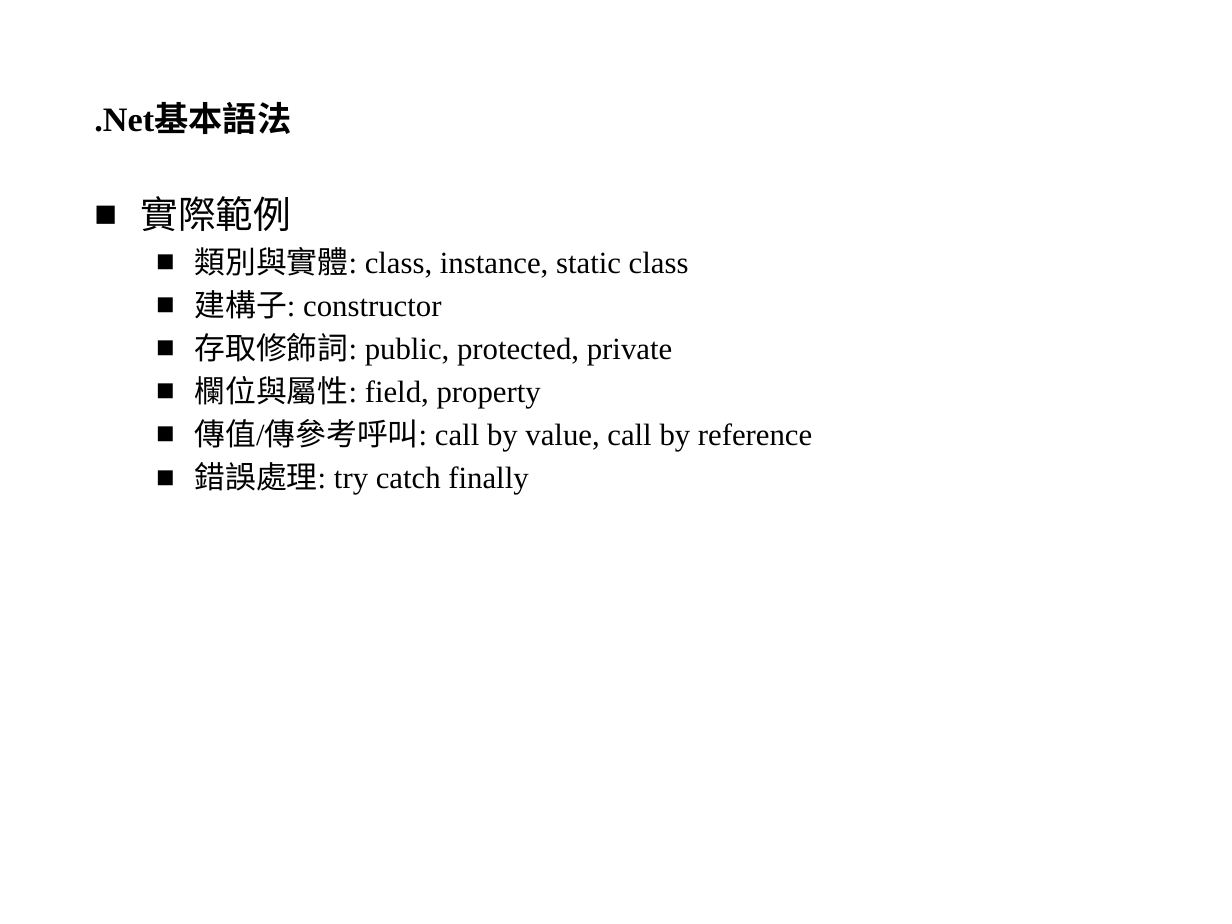
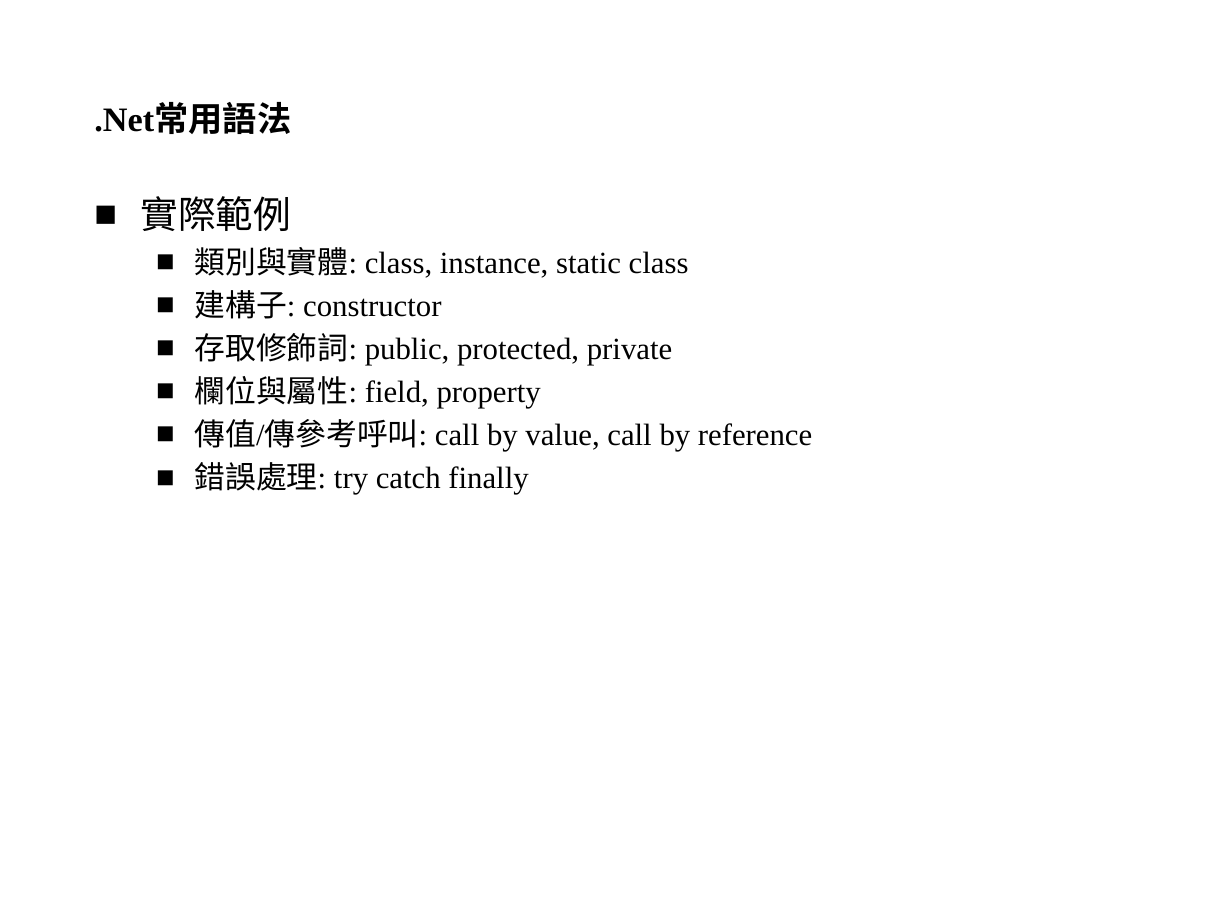
Before and after one commit to YiChiLin/TrainingPackage, a slide deck: slide 12 of 簡報及DB/.Net開發環境.pptx. Drawn at 1232x924 pixels with LibreOffice and Linux fonts; fonts in the diff are those of the drawing; background and template pictures are left out. Boxes give left, top, right and bottom in pixels: in the first picture for what was removed or moved away, otherwise in the second. Text is boxed around its words. In the diff, an @@ line names an element or a change of style, - is before the commit and + after.

```diff
--- a/簡報及DB/.Net開發環境.pptx
+++ b/簡報及DB/.Net開發環境.pptx
@@ title at (x1=94, y1=104, x2=291, y2=134): text changed @@
-.Net基本語法
+.Net常用語法
```
Also in this commit, not shown: 1 other slide changed, 2 slides added, 1 other file.
